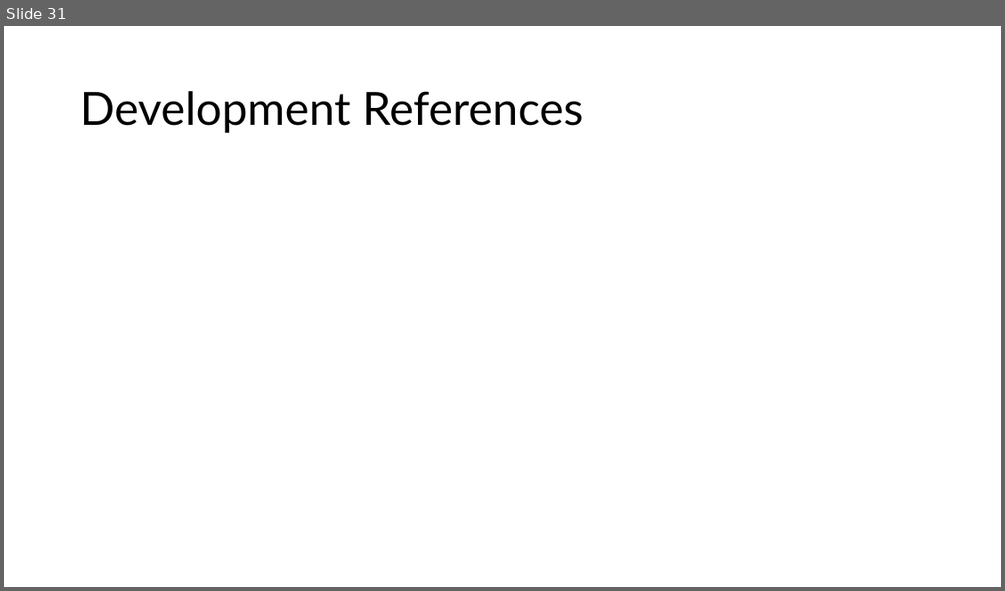
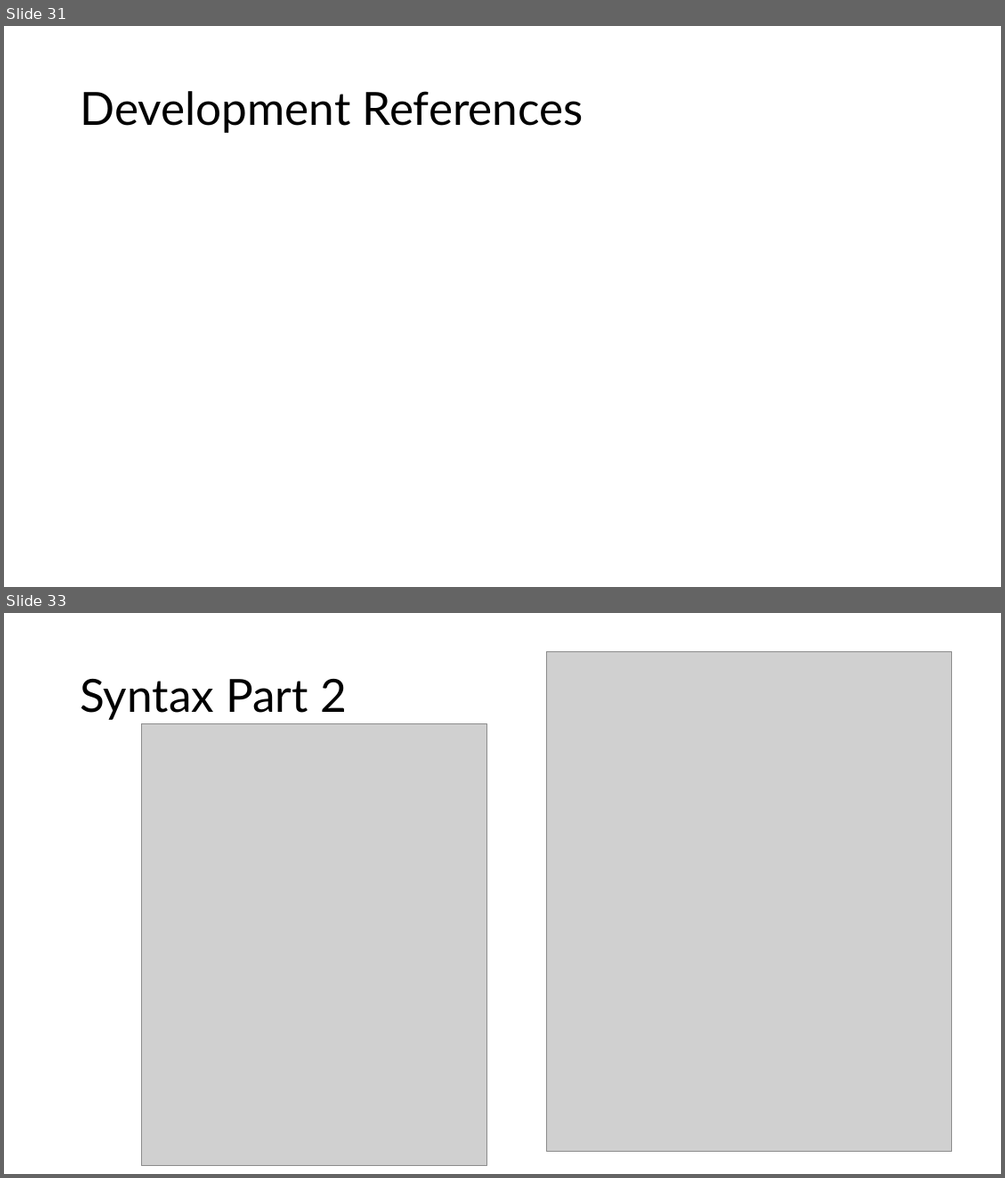
Before and after one commit to jeremyjestel/apogee, a slide deck: docs/Apogee_Progession.pptx. Shown one above the other, each under a label of ours: slide 31 before the commit, slides 31 and 33 after it; the slides between them are not shown. The pictures are 1005x591 and 1005x1178 pixels, drawn with LibreOffice and Linux fonts; fonts in the diff are those of the drawing; grey boxes stand for pictures. Boxes give left, top, right and bottom in pixels: in the first picture for what was removed or moved away, otherwise in the second. Text is boxed around its words. In the diff, an @@ line names an element or a change of style, - is before the commit and + after.

```diff
--- a/docs/Apogee_Progession.pptx
+++ b/docs/Apogee_Progession.pptx
@@ slide 33 added at (4, 613, 1001, 1174), background #FFFFFF @@
@@ picture added at (547, 651, 952, 1151) @@
@@ title added at (80, 678, 347, 720), 44 pt, text #000000 @@
+Syntax Part 2
@@ picture added at (142, 723, 486, 1166) @@
```
Also in this commit, not shown: 2 other slides added, 1 slide removed, 10 other files.
